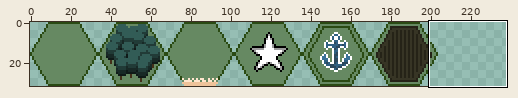
A sprite sheet gets an edit: res/tilemap.png. The first picture is a wide view before the edit; the outline marks the close-up.
Close-up. As it was:
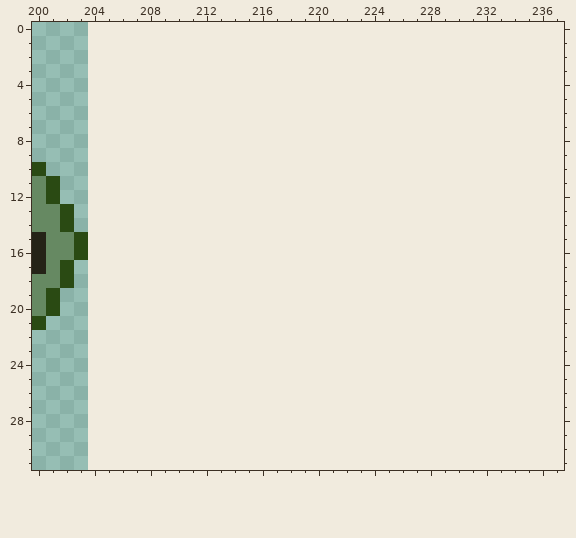
The file is 204x32 pixels. Shown: x 200..237, y 0..31. The old version is drawn lined up with the new one, on the new canvas.
The result:
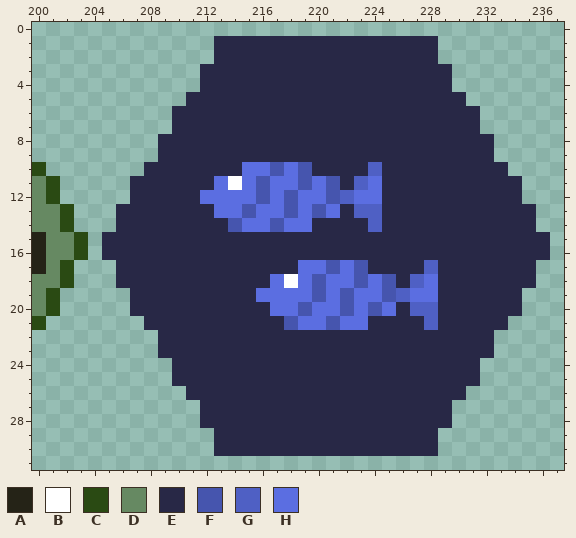
Palette (. is transparent): A #252317  B #ffffff  C #2a4a13  D #668962  E #282846  F #4655ae  G #4f60c4  H #5b6ee1
The edit:
canvas 204x32 -> 238x32
y 1..2: x 213..228 ................ -> EEEEEEEEEEEEEEEE
y 3..4: x 212..229 .................. -> EEEEEEEEEEEEEEEEEE
y 5: x 211..230 .................... -> EEEEEEEEEEEEEEEEEEEE
y 6..7: x 210..231 ...................... -> EEEEEEEEEEEEEEEEEEEEEE
y 8..9: x 209..232 ........................ -> EEEEEEEEEEEEEEEEEEEEEEEE
y 10: x 208..233 .......................... -> EEEEEEEHHFHFEEEEGEEEEEEEEE
y 11: x 207..234 ............................ -> EEEEEEHBHFHHFHFEGHEEEEEEEEEE
y 12: x 207..234 ............................ -> EEEEEHHHHFHFHHFGHHEEEEEEEEEE
y 13: x 206..235 .............................. -> EEEEEEEHHFHHFHFHEGGEEEEEEEEEEE
y 14: x 206..235 .............................. -> EEEEEEEEFHHFHHEEEEGEEEEEEEEEEE
y 15..16: x 205..236 ................................ -> EEEEEEEEEEEEEEEEEEEEEEEEEEEEEEEE
y 17: x 206..235 .............................. -> EEEEEEEEEEEEEHHFHFEEEEGEEEEEEE
y 18: x 206..235 .............................. -> EEEEEEEEEEEHBHFHHFHFEGHEEEEEEE
y 19: x 207..234 ............................ -> EEEEEEEEEHHHHFHFHHFGHHEEEEEE
y 20: x 207..234 ............................ -> EEEEEEEEEEHHFHHFHFHEGGEEEEEE
y 21: x 208..233 .......................... -> EEEEEEEEEEFHHFHHEEEEGEEEEE
y 22..23: x 209..232 ........................ -> EEEEEEEEEEEEEEEEEEEEEEEE
y 24..25: x 210..231 ...................... -> EEEEEEEEEEEEEEEEEEEEEE
y 26: x 211..230 .................... -> EEEEEEEEEEEEEEEEEEEE
y 27..28: x 212..229 .................. -> EEEEEEEEEEEEEEEEEE
y 29..30: x 213..228 ................ -> EEEEEEEEEEEEEEEE
